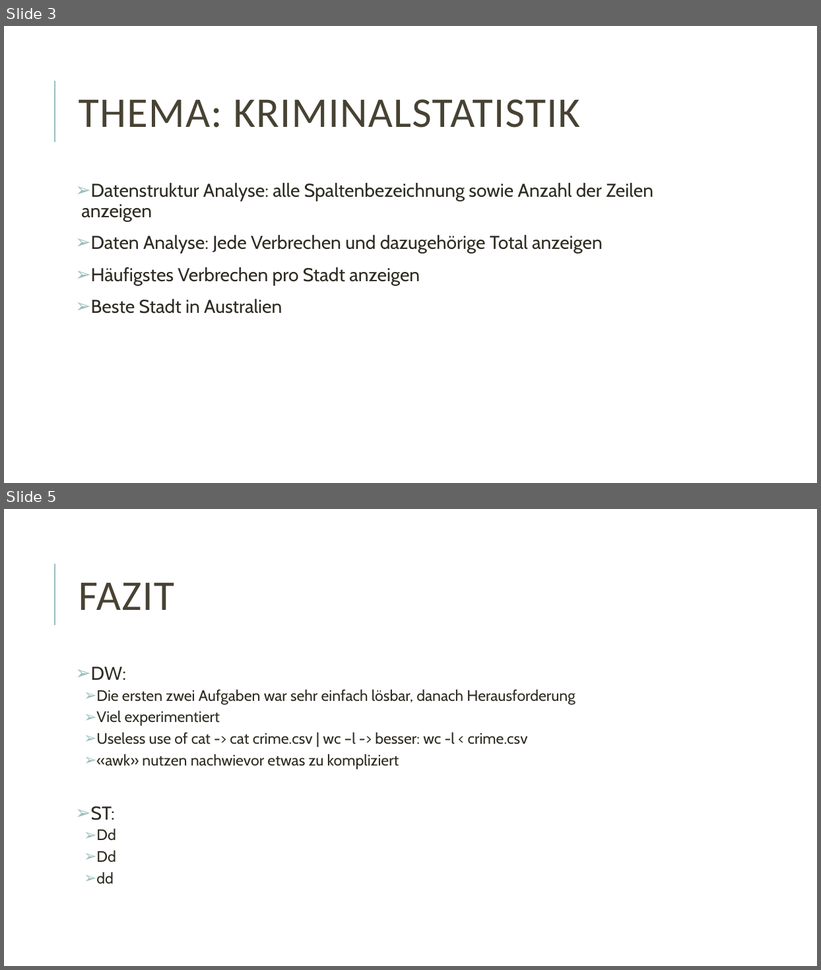
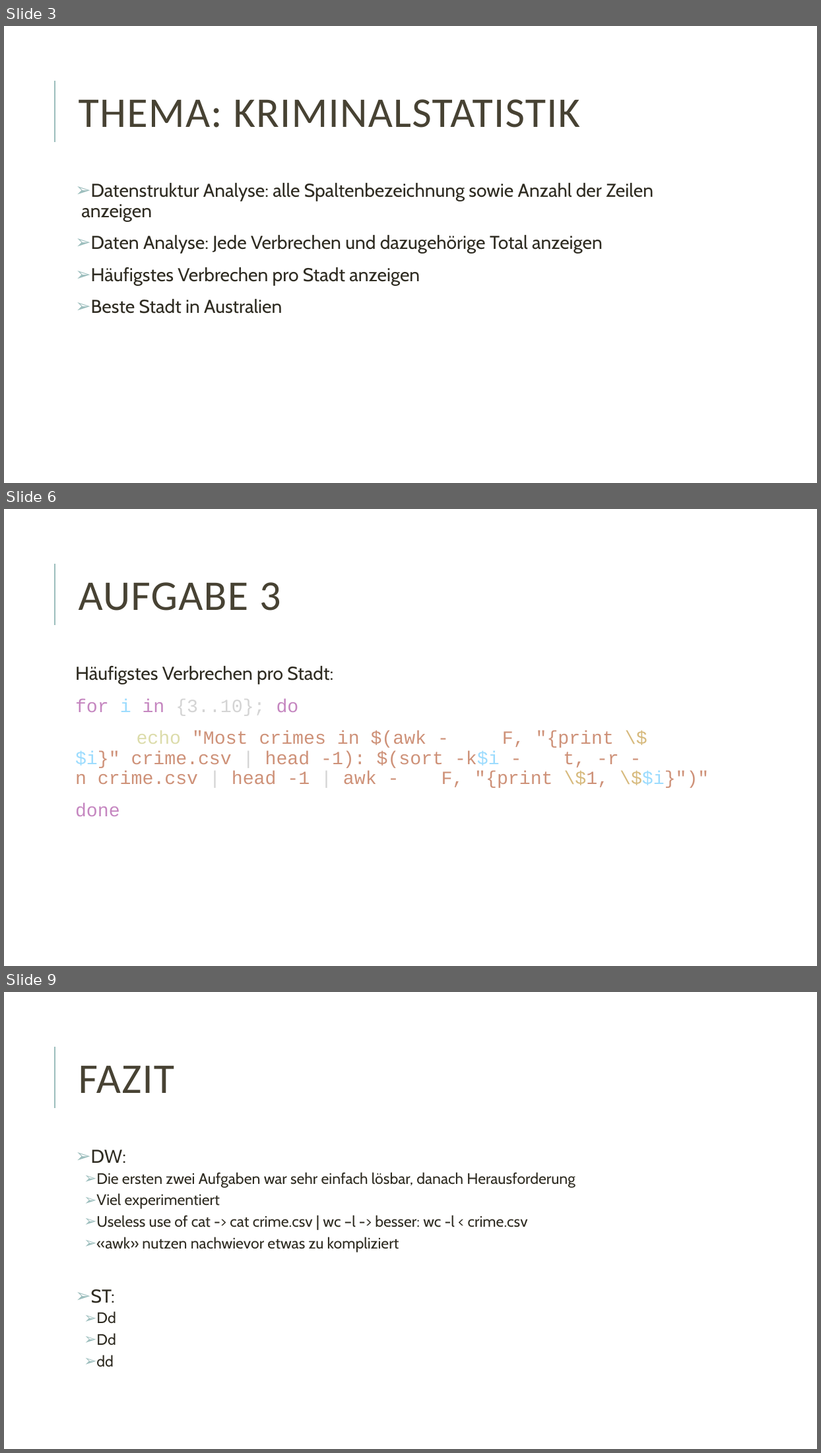
Before and after one commit to xXx-DoMoDo-xXx/bashscripting_crime, a slide deck: Bash-scripting-crime-statistic.pptx. Shown one above the other, each under a label of ours: slides 3 and 5 before the commit, slides 3, 6 and 9 after it; the slides between them are not shown. The pictures are 821x970 and 821x1453 pixels, drawn with LibreOffice and Linux fonts; fonts in the diff are those of the drawing. Boxes give left, top, right and bottom in pixels: in the first picture for what was removed or moved away, otherwise in the second. Text is boxed around its words. In the diff, an @@ line names an element or a change of style, - is before the commit and + after.

```diff
--- a/Bash-scripting-crime-statistic.pptx
+++ b/Bash-scripting-crime-statistic.pptx
@@ slide 6 added at box(4, 509, 817, 966), background #FFFFFF; not listed: 1 template element that a slide beside it also shows @@
@@ title added at box(79, 582, 281, 611), 50 pt, text #474233 @@
+AUFGABE 3
@@ text added at box(75, 666, 709, 817), 22 pt, text #CE9178 @@
+Häufigstes Verbrechen pro Stadt:
+for i in {3..10}; do
+echo "Most crimes in $(awk - F, "{print \$$i}" crime.csv | head -1): $(sort -k$i - t, -r -n crime.csv | head -1 | awk - F, "{print \$1, \$$i}")"
+done
@@ what was slide 5 is now slide 9 @@
```
Also in this commit, not shown: 1 slide changed, 4 other slides added, 1 slide removed, 1 other file.
